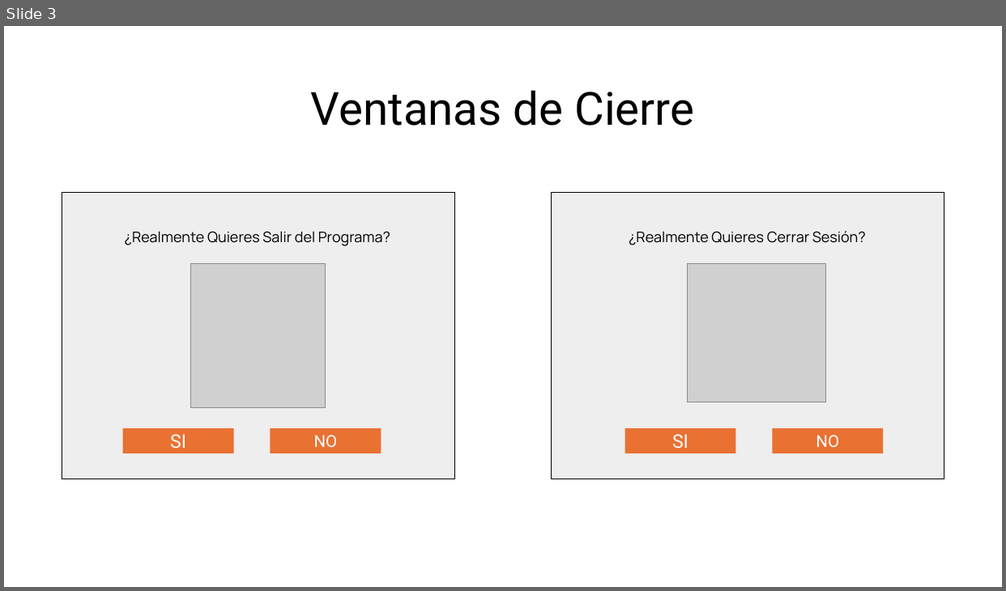
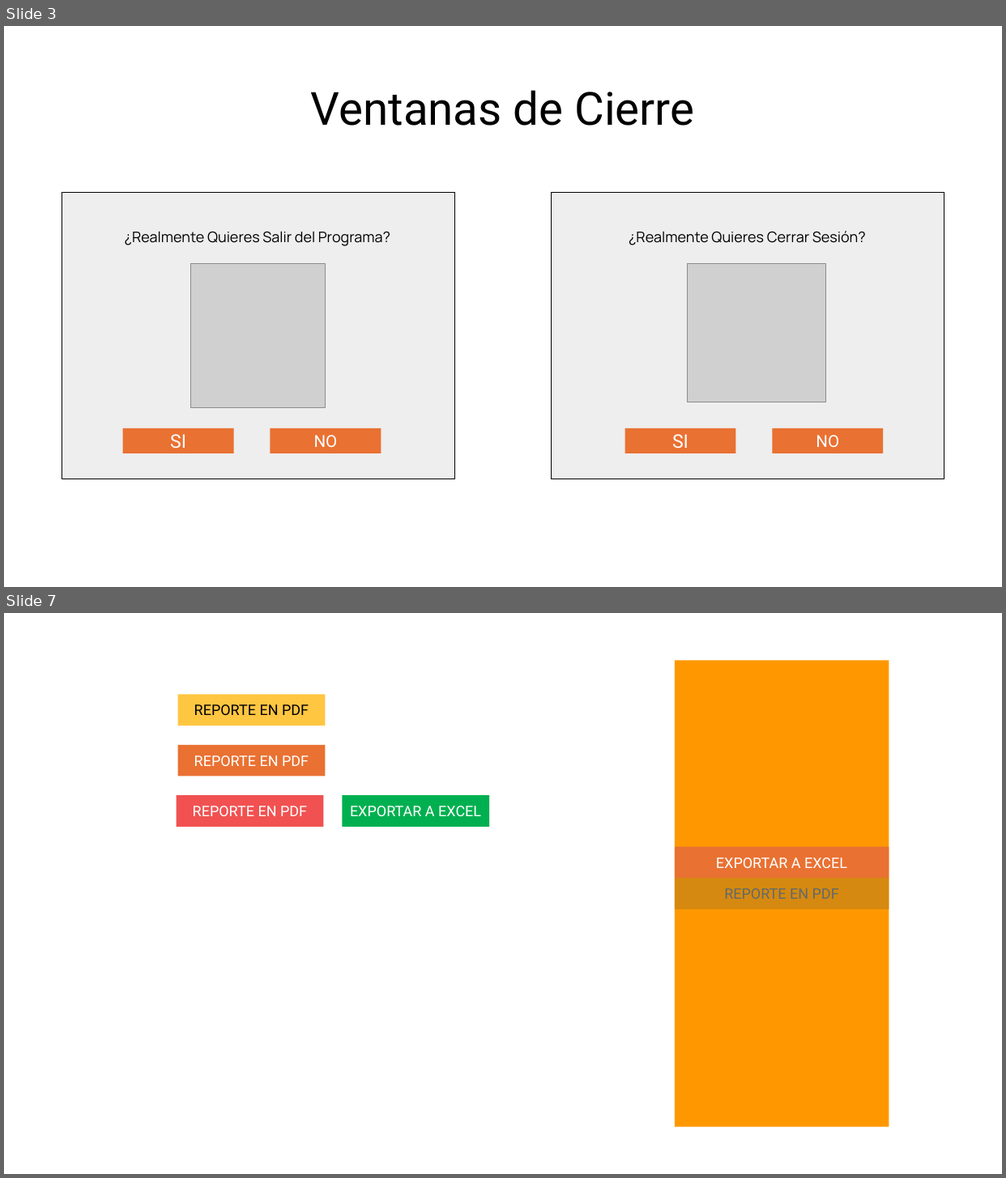
Before and after one commit to cotanol/ProyectoAsistenciaUNFV, a slide deck: GUIDESIGN.pptx. Shown one above the other, each under a label of ours: slide 3 before the commit, slides 3 and 7 after it; the slides between them are not shown. The pictures are 1006x591 and 1006x1178 pixels, drawn with LibreOffice and Linux fonts; fonts in the diff are those of the drawing; grey boxes stand for pictures. Boxes give left, top, right and bottom in pixels: in the first picture for what was removed or moved away, otherwise in the second. Text is boxed around its words. In the diff, an @@ line names an element or a change of style, - is before the commit and + after.

```diff
--- a/GUIDESIGN.pptx
+++ b/GUIDESIGN.pptx
@@ slide 7 added at (4, 613, 1002, 1174), background #FFFFFF @@
@@ rectangle added at (675, 660, 889, 1127), fill #FF9800 @@
@@ rectangle added at (177, 695, 325, 726), fill #FFC642, 14 pt, text #000000 @@
+REPORTE EN PDF
@@ rectangle added at (177, 745, 325, 776), fill #E97132, 14 pt, text #FFFFFF @@
+REPORTE EN PDF
@@ rectangle added at (177, 796, 324, 827), fill #F15151, 14 pt, text #FFFFFF @@
+REPORTE EN PDF
@@ rectangle added at (343, 796, 490, 827), fill #00B050, 14 pt, text #FFFFFF @@
+EXPORTAR A EXCEL
@@ rectangle added at (675, 846, 889, 878), fill #E97132, 14 pt, text #FFFFFF @@
+EXPORTAR A EXCEL
@@ rectangle added at (675, 878, 889, 909), fill #D68910, 14 pt, text #616A6B @@
+REPORTE EN PDF
```
Also in this commit, not shown: 7 slides changed, 12 other slides added, 5 slides removed, 11 other files.
